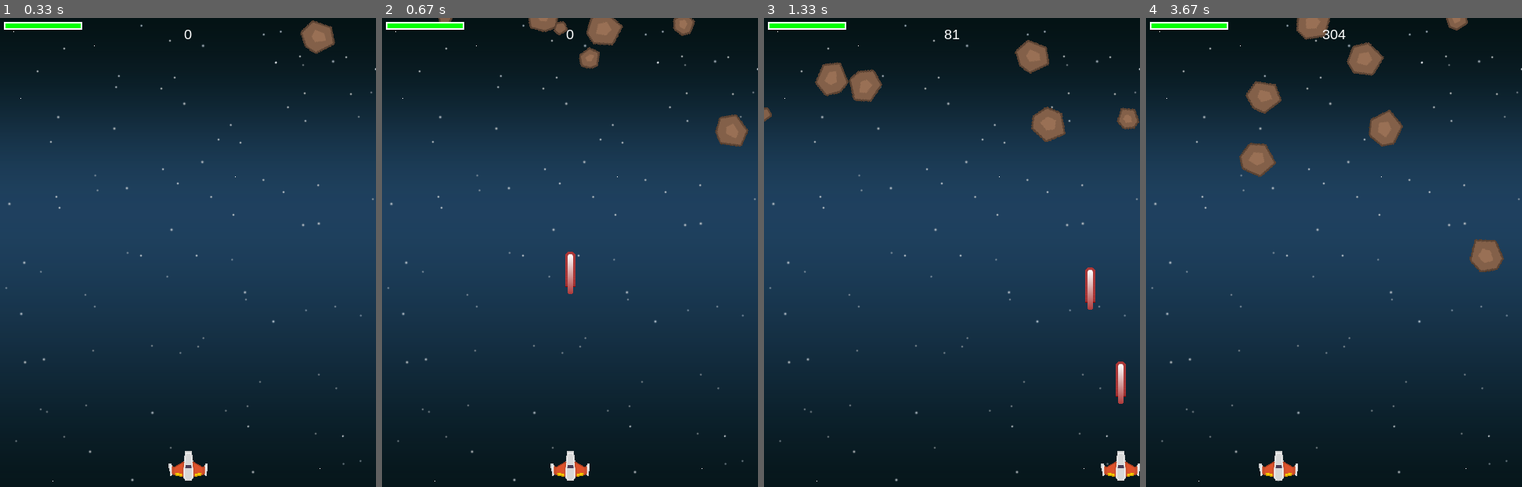
Above: before the commit, frames 1-4 (left to right).
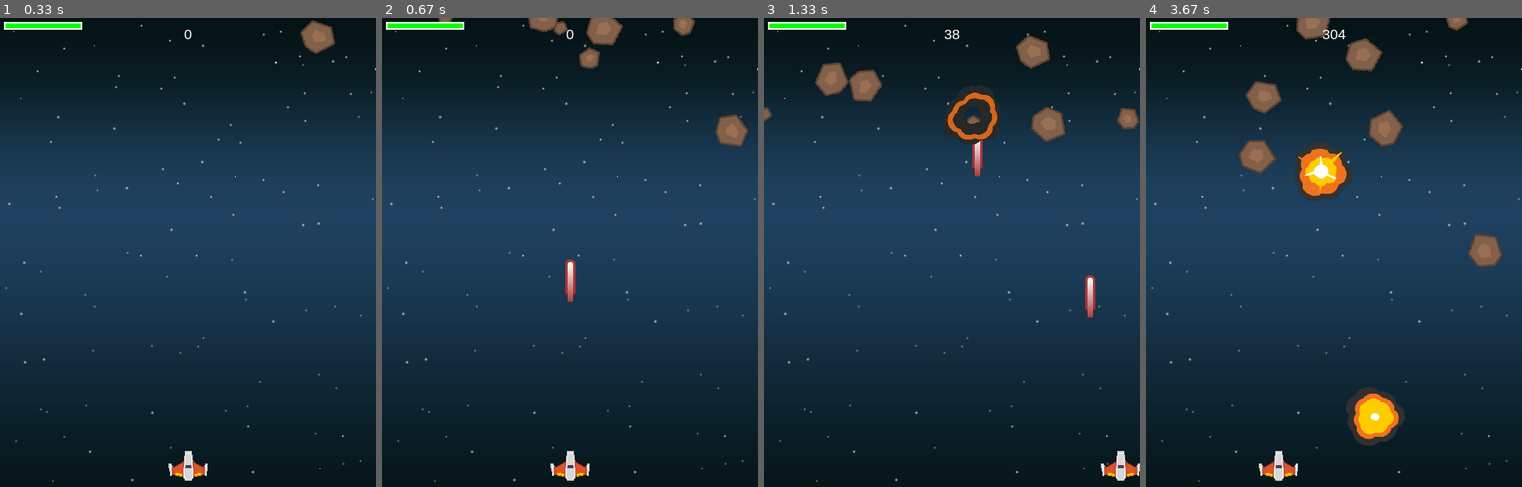
Above: after the commit, the same moments.

Repository: SimonovaU/pygame_inspo
Game: pygame game, started from shmup.py
The game is run twice, just before and just after one commit, with the same random seed, the same clock (stepped at 60 frames per second) and the same inputs.
Inputs:
- Up to frame 1 (0.33 s): no input
- Up to frame 2 (0.67 s): tap Space at 0.33 s
- Up to frame 3 (1.33 s): hold Right 0.67-1.13 s; tap Space at 0.73, 1.03, 1.23 s; hold Right from 1.17 s (still down)
- Up to frame 4 (3.67 s): tap Space at 1.53, 1.73, 2.03, 2.3, 2.6, 2.73, 3.03, 3.4 s; release Right at 1.63 s; hold Left 1.67-2.2 s; hold Left 2.23-2.63 s; hold Right 2.67-3.3 s; hold Left from 3.33 s (still down)

Frame 1 is identical in both runs. In frame 2, 0.2% of the frame differs, in the area x 48-52%, y 49-61%; in frame 3, 1.9%; in frame 4, 3.7%, in the area x 24-96%, y 4-92%.

Commit message:
added explosions for meteor and ship collision and for successful shooting

Diff:
--- a/shmup.py
+++ b/shmup.py
@@ -30,6 +30,8 @@
         self.rect.bottom = HEIGHT - 10
         self.speedx = 0
         self.shield = 100
+        self.shoot_delay = 250
+        self.last_shot = pygame.time.get_ticks()
 
     def update(self):
         self.speedx = 0
@@ -38,6 +40,8 @@
             self.speedx = -8
         if keystate[pygame.K_RIGHT]:
             self.speedx = 8
+        if keystate[pygame.K_SPACE]:
+            self.shoot()
         self.rect.x += self.speedx
 
         if self.rect.right > WIDTH:
@@ -46,10 +50,15 @@
             self.rect.left = 0
 
     def shoot(self):
-        bullet = Bullet(self.rect.centerx, self.rect.top)
-        all_sprites.add(bullet)
-        bullets.add(bullet)
-        shoot_sound.play()
+        now = pygame.time.get_ticks()
+
+        if now - self.last_shot > self.shoot_delay:
+            self.last_shot = now
+            bullet = Bullet(self.rect.centerx, self.rect.top)
+            all_sprites.add(bullet)
+            bullets.add(bullet)
+            shoot_sound.play()
+
 
 
 class Mob(pygame.sprite.Sprite):
@@ -104,6 +113,30 @@
         if self.rect.bottom < 0:
             self.kill()
 
+class Explosion(pygame.sprite.Sprite):
+    def __init__(self, center, size):
+        pygame.sprite.Sprite.__init__(self)
+        self.size = size
+        self.image = explosion_anim[self.size][0]
+        self.rect = self.image.get_rect()
+        self.rect.center = center
+        self.frame = 0
+        self.last_update = pygame.time.get_ticks()
+        self.frame_rate = 50
+
+    def update(self):
+        now = pygame.time.get_ticks()
+        if now - self.last_update > self.frame_rate:
+            self.last_update = now
+            self.frame += 1
+            if self.frame == len(explosion_anim[self.size]):
+                self.kill()
+            else:
+                center = self.rect.center
+                self.image = explosion_anim[self.size][self.frame]
+                self.rect = self.image.get_rect()
+                self.rect.center = center
+
 # Создаем игру и окно
 pygame.init()
 pygame.mixer.init()
@@ -129,6 +162,19 @@
     meteor_images.append(pygame.image.load(path.join(img_dir, img)).convert())
 
 bullet_img = pygame.image.load(path.join(img_dir, "laserRed16.png")).convert()
+
+# Анимация
+explosion_anim = {}
+explosion_anim['lg'] = []
+explosion_anim['sm'] = []
+for i in range(9):
+    filename = f'regularExplosion0{i}.png'
+    img = pygame.image.load(path.join(img_dir, filename)).convert()
+    img.set_colorkey(BLACK)
+    img_lg = pygame.transform.scale(img, (75, 75))
+    explosion_anim['lg'].append(img_lg)
+    img_sm = pygame.transform.scale(img, (32, 32))
+    explosion_anim['sm'].append(img_sm)
 
 # Загрузка мелодий игры
 shoot_sound = pygame.mixer.Sound(path.join(snd_dir, 'pew.wav'))
@@ -193,8 +239,6 @@
                 player.speedx = -8
             if event.key == pygame.K_RIGHT:
                 player.speedx = 8
-            if event.key == pygame.K_SPACE:
-                player.shoot()
 
     # Обновление
     all_sprites.update()
@@ -203,6 +247,8 @@
     hits = pygame.sprite.spritecollide(player, mobs, True, pygame.sprite.collide_circle)
     for hit in hits:
         player.shield -= hit.radius * 2
+        expl = Explosion(hit.rect.center, 'sm')
+        all_sprites.add(expl)
         newmob()
         if player.shield <= 0:
             running = False
@@ -212,9 +258,9 @@
     for hit in hits:
         score += 50 - hit.radius
         random.choice(expl_sounds).play()
-        m = Mob()
-        all_sprites.add(m)
-        mobs.add(m)
+        expl = Explosion(hit.rect.center, 'lg')
+        all_sprites.add(expl)
+        newmob()
 
     # Рендеринг
     screen.fill(BLACK)
Binary file added: img/regularExplosion00.png
Binary file added: img/regularExplosion01.png
Binary file added: img/regularExplosion02.png
Binary file added: img/regularExplosion03.png
Binary file added: img/regularExplosion04.png
Binary file added: img/regularExplosion05.png
Binary file added: img/regularExplosion06.png
Binary file added: img/regularExplosion07.png
Binary file added: img/regularExplosion08.png
